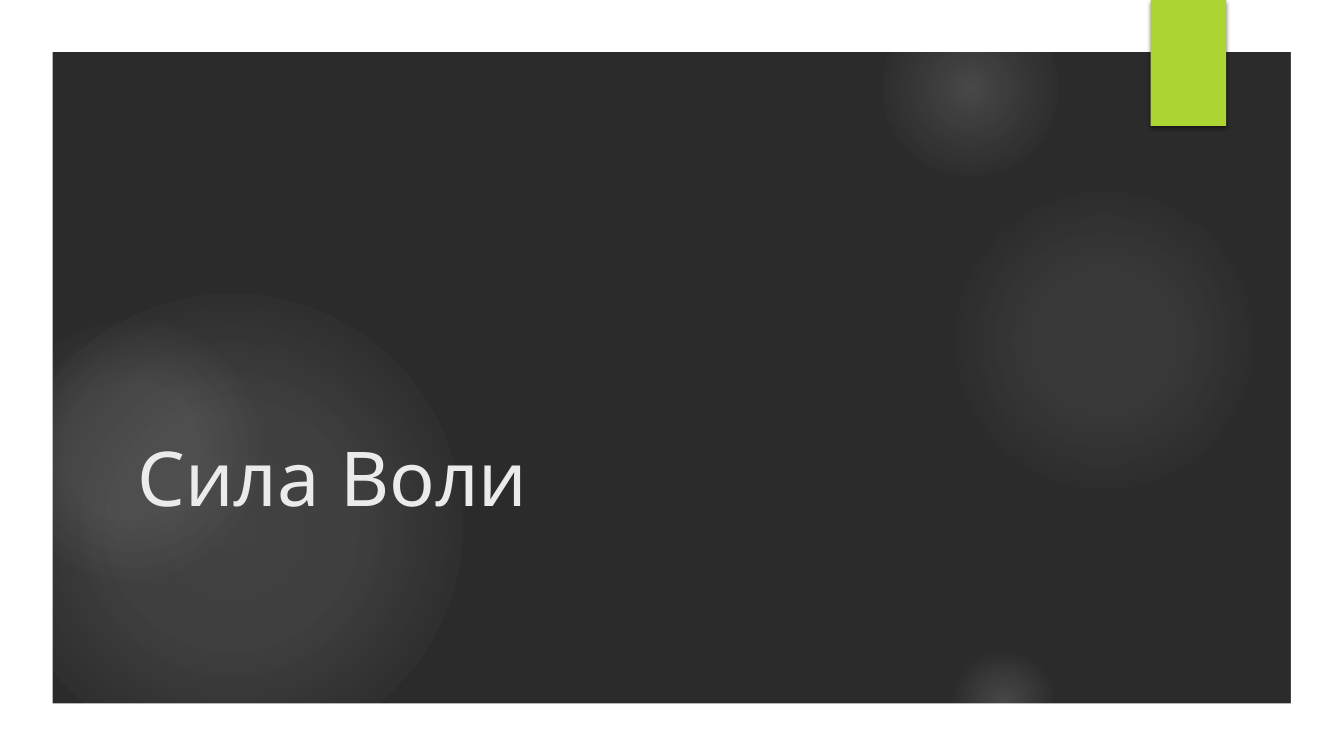
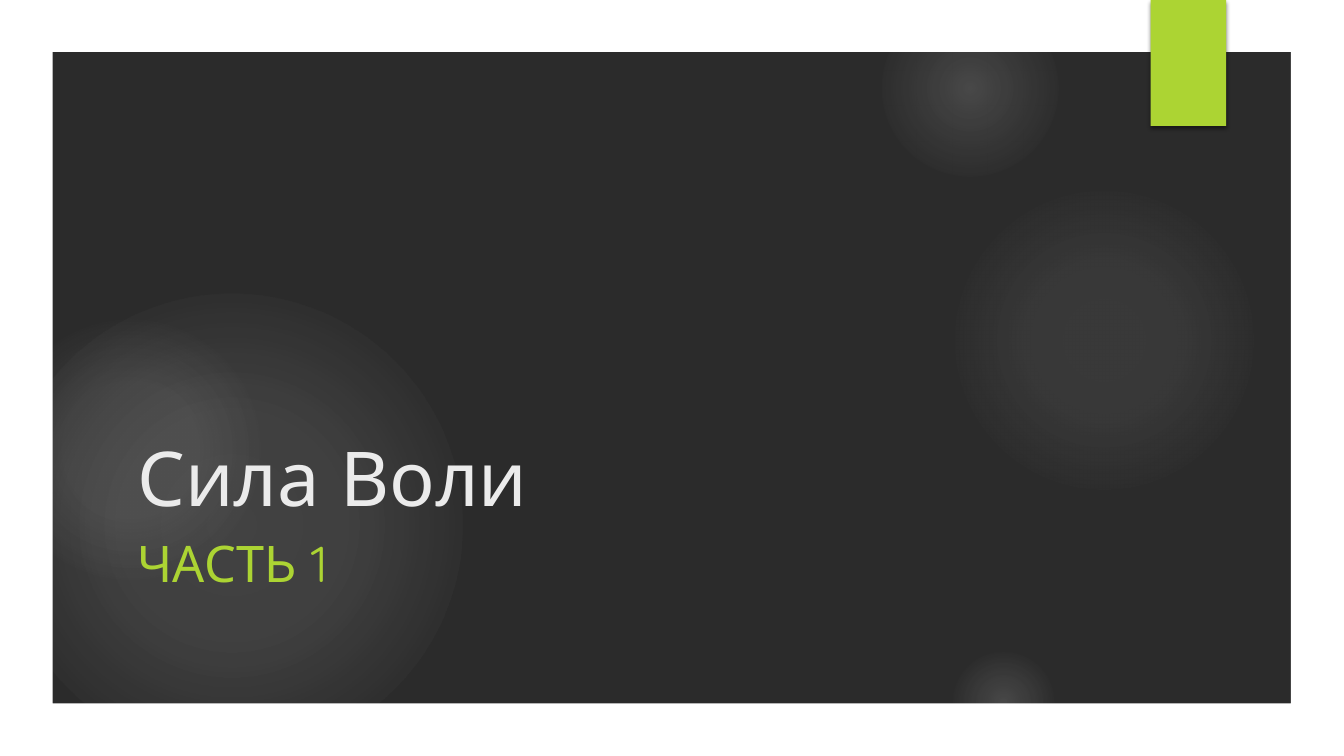
Before and after one commit to VladimirMakarevich/presentations, a slide deck: slide 1 of softskills/willpower/willpower.pptx. Drawn at 1344x756 pixels with LibreOffice and Linux fonts; fonts in the diff are those of the drawing; background and template pictures are left out; a plain dark background stands for a picture behind light text. Boxes give left, top, right and bottom in pixels: in the first picture for what was removed or moved away, otherwise in the second. Text is boxed around its words. In the diff, an @@ line names an element or a change of style, - is before the commit and + after.

```diff
--- a/softskills/willpower/willpower.pptx
+++ b/softskills/willpower/willpower.pptx
@@ subtitle added at box(137, 545, 328, 583), 36 pt, text #ACD433 @@
+ЧАСТЬ 1
```
Also in this commit, not shown: 2 slides added, 1 slide removed.
